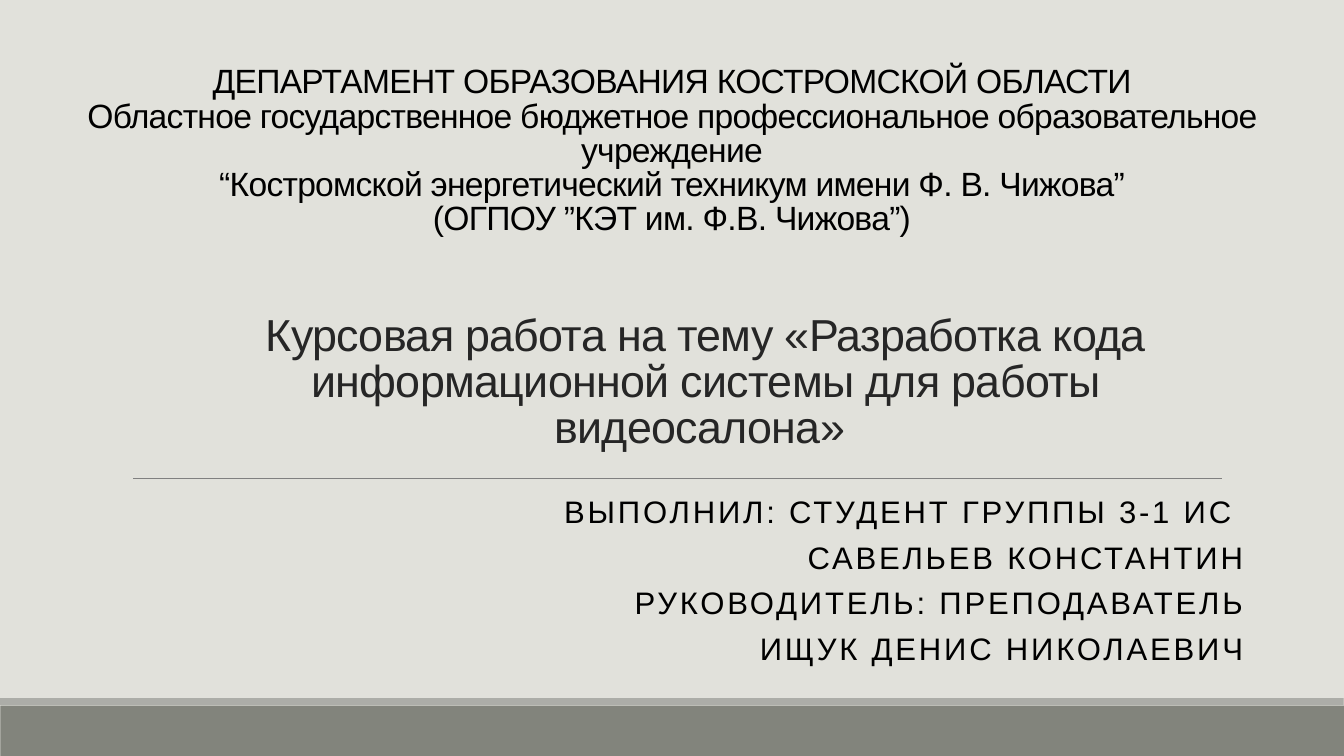
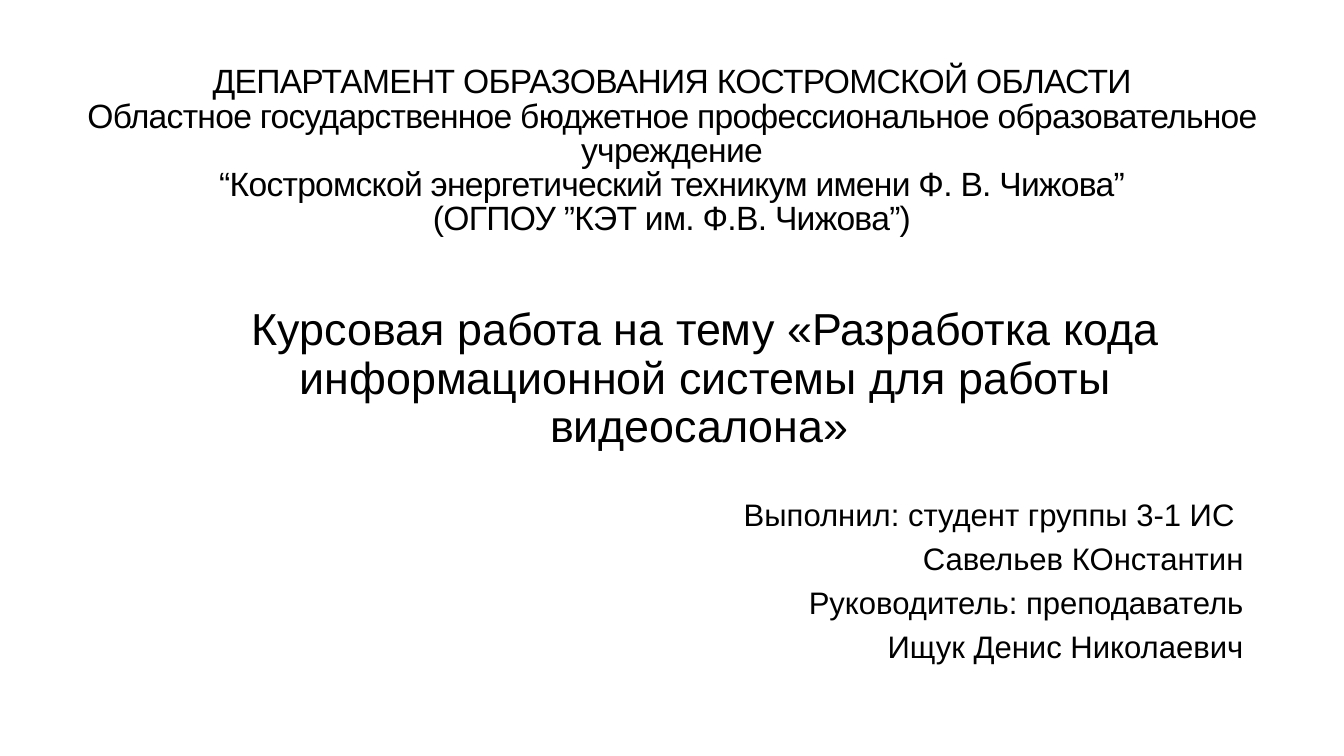
Before and after one commit to H3LLG0/Cursovoi, a slide deck: slide 1 of DOCS/презентация к карсовому проекту.pptx. Drawn at 1344x756 pixels with LibreOffice and Linux fonts; fonts in the diff are those of the drawing. Boxes give left, top, right and bottom in pixels: in the first picture for what was removed or moved away, otherwise in the second. Text is boxed around its words. In the diff, an @@ line names an element or a change of style, - is before the commit and + after.

```diff
--- a/DOCS/презентация к карсовому проекту.pptx
+++ b/DOCS/презентация к карсовому проекту.pptx
@@ background #E1E1DB to #FFFFFF @@
@@ title "Курсовая работа на тему «Разработка ..." at (252, 312, 1158, 451): text colour #262626 to #000000, letter spacing -0.5 to 0 pt; line spacing 0.85 to 0.9 @@
@@ line removed from (133, 479) to (1222, 479) @@
@@ subtitle at (744, 504, 1244, 664): text changed @@
-ВЫПОЛНИЛ: СТУДЕНТ ГРУППЫ 3-1 ИС
-САВЕЛЬЕВ КОНСТАНТИН
-РУКОВОДИТЕЛЬ: ПРЕПОДАВАТЕЛЬ
-ИЩУК ДЕНИС НИКОЛАЕВИЧ
+Выполнил: студент группы 3-1 ИС
+Савельев КОнстантин
+Руководитель: преподаватель
+Ищук Денис Николаевич
@@ rectangle removed at (0, 706, 1344, 756) @@
@@ rectangle removed at (0, 699, 1344, 706) @@
```
Also in this commit, not shown: 12 other slides changed, 1 slide added, 1 slide removed, 16 other files.
